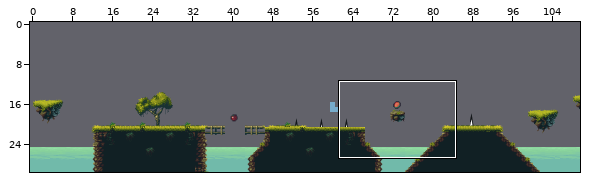
An edit to a level. Tiled map, desktop/bin/main/level2.tmx. The picture above shows the old version from afar; the outline marks the close-up.
Close-up. Old version:
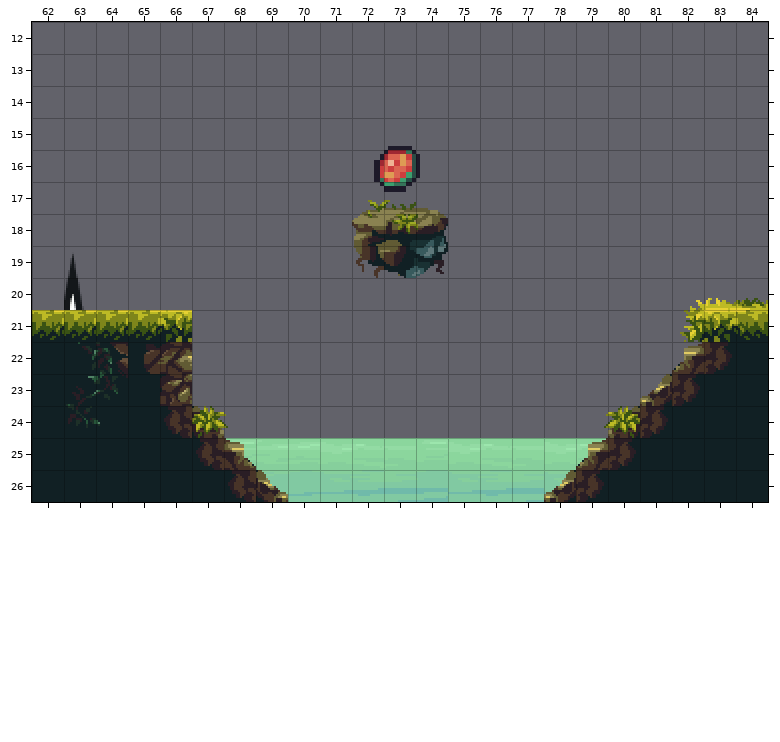
Cells are 16x16 px. Shown: x 62..84, y 12..26. The commit also changed other parts of the map, which this record leaves out. Not drawn, because the pictures are missing: unchanged layer "Background".
New version:
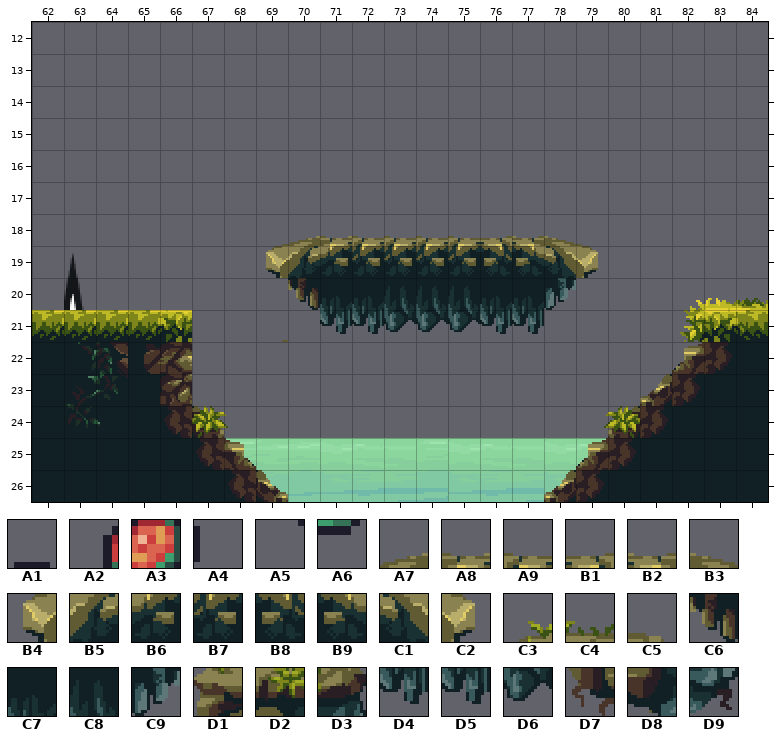
Key: from "d6t9hjj-c3db12c0-0e29-4b3b-a14": A1 537, A2 568, A3 569, A4 570, A5 600, A6 601; from "tileset": A7 137, A8 138, A9 139, B1 143, B2 144, B3 145, B4 194, B5 195, B6 196, B7 197, B8 201, B9 202, C1 203, C2 204, C3 409, C4 410, C5 411, C6 427, C7 428, C8 431, C9 435, D1 467, D2 468, D3 469, D4 486, D5 487, D6 489, D7 525, D8 526, D9 527.
__ is an empty cell, .. an unchanged one.
Change:
--- layer "Spikes"
@@ x 72..74 @@
-15 .. A1 ..
-16 A2 A3 A4
-17 A5 A6 ..
+15 .. __ ..
+16 __ __ __
+17 __ __ ..
--- layer "Ground"
@@ x 69..79 @@
-17 .. .. .. C3 C4 C5 .. .. .. .. ..
-18 .. __ __ D1 D2 D3 __ __ __ __ ..
-19 __ __ __ D7 D8 D9 __ __ __ __ __
-20 .. __ __ __ __ __ __ __ __ __ ..
-21 .. .. __ __ __ __ __ __ __ .. ..
+17 .. .. .. __ __ __ .. .. .. .. ..
+18 .. A7 A8 A9 A9 A9 A9 B1 B2 B3 ..
+19 B4 B5 B6 B7 B7 B7 B7 B8 B9 C1 C2
+20 .. C6 C7 C7 C8 C8 C8 C7 C7 C9 ..
+21 .. .. D4 D5 D6 D6 D6 D5 D5 .. ..
Pixel boxes of the changes (left, top, right, bottom) in both close-ups:
changed: (266, 146, 598, 342)
